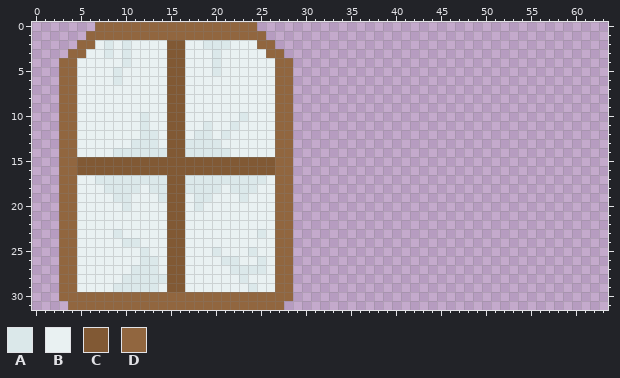
Two states of a pixel-art sprite, Assets/Sprites/Furniture/Furniture 32.png. Above is the file before it was changed.
The file is 64x32 pixels. Colours within 5 levels of each other are drawn and written as one.
Palette (. is transparent): A #dbe8ea  B #e9f1f2  C #815934  D #91663f
Pixels before, first column x 3:
 0 ....DDDDDDDDDDDDDDDDDD....
 1 ...DDDDDDDDDDDDDDDDDDDD...
 2 ..DDBABABBBBCCBBAAABBBDD..
 3 .DDBBABABBBBCCBBBABBBBBDD.
 4 DDBBBBBABBBBCCBBBABBBBBBDD
 5 DDBBBBABBBBBCCBBBABBBBBBDD
 6 DDBBBBABBBBBCCBBBBBBBBBBDD
 7 DDBBBBBBBBBBCCBBBBBBBBBBDD
 8 DDBBBBBBBBBBCCBBBBBBBBBBDD
 9 DDBBBBBBBBBBCCBBBBBBBBBBDD
10 DDBBBBBBBABBCCBBBBBBABBBDD
11 DDBBBBBBBABBCCBBABBABBBBDD
12 DDBBBBBBBAABCCBAABABBBBBDD
13 DDBBBBBBAAABCCAAAABBBBBBDD
14 DDBBBBAAAAAACCAAAAABBBBBDD
15 DDCCCCCCCCCCCCCCCCCCCCCCDD
16 DDCCCCCCCCCCCCCCCCCCCCCCDD
17 DDBBAAAAAAAACCAAAAAAAAABDD
18 DDBBBAAAABAACCAAAABAAABBDD
19 DDBBBBAABBBACCBAABBBABBBDD
20 DDBBBBBABBBBCCBABBBBBBBBDD
21 DDBBBBBBBBBBCCBBBBBBBBBBDD
22 DDBBBBBBBBBBCCBBBBBBBBBBDD
23 DDBBBBABBBBBCCBBBBBBBBABDD
24 DDBBBBBAABBBCCBBBBBBBBBBDD
25 DDBBBBBBBABBCCBBBABBBABBDD
26 DDBBBBBBBAABCCBBBBAABBABDD
27 DDBBBBBBAAABCCBBBBBAAAABDD
28 DDBBBBBAAAAACCBBBBBBABBBDD
29 DDBBBBAAAAABCCBBBBBBBABBDD
30 DDDDDDDDDDDDDDDDDDDDDDDDDD
31 .DDDDDDDDDDDDDDDDDDDDDDDD.
After the commit:
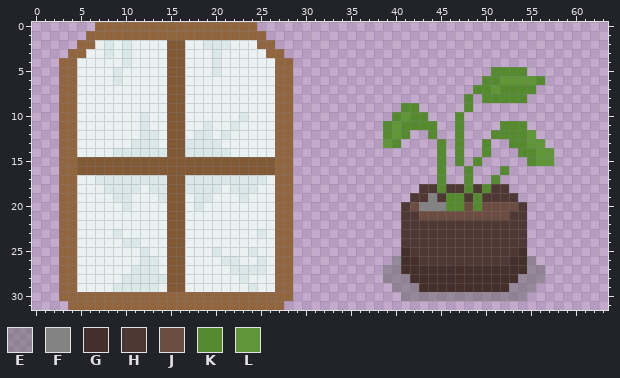
Colours new in this view: E #61616173  F #838383  G #442f2a  H #4f3833  J #6d4c41  K #558b2f  L #5f9638
Edits made:
y 5: x 51..54 .... -> KKKK
y 6: x 50..56 ....... -> KKLLLLK
y 7: x 49..55 ....... -> KKLKKKK
y 8: x 48 . -> K; x 50..54 ..... -> KKKKK
y 9: x 41..42 .. -> KK; x 48 . -> K
y 10: x 40..43 .... -> KLKK; x 47 . -> K
y 11: x 39..44 ...... -> KLKKKK; x 47 . -> K; x 52..54 ... -> KKK
y 12: x 39..41 ... -> KLK; x 44 . -> K; x 47 . -> K; x 51..55 ..... -> KKKKL
y 13: x 39..40 .. -> LK; x 45 . -> K; x 47 . -> K; x 50 . -> K; x 53..56 .... -> KKLL
y 14: x 45 . -> K; x 47 . -> K; x 50 . -> K; x 54..57 .... -> KKLL
y 15: x 45 . -> K; x 47 . -> K; x 49 . -> K; x 55..57 ... -> KLL
y 16: x 45 . -> K; x 48 . -> K; x 52 . -> K
y 17: x 45 . -> K; x 48 . -> K; x 51 . -> K
y 18: x 43..52 .......... -> HHKHHKHKHH
y 19: x 42..53 ............ -> HHFHKKHKHHHH
y 20: x 41..54 .............. -> HJFFFKKJKJJJJH
y 21: x 41..54 .............. -> HHJJJJJJJJJJHH
y 22..24: x 41..54 .............. -> HHHHHHHHHHHHHH
y 25: x 41..54 .............. -> GHHHHHHHHHHHHG
y 26: x 40..55 ................ -> EGGHHHHHHHHHHGGE
y 27: x 39..56 .................. -> EEGGGGGGGGGGGGGGEE
y 28: x 39..56 .................. -> EEEGGGGGGGGGGGGEEE
y 29: x 40..55 ................ -> EEEGGGGGGGGGGEEE
y 30: x 41..54 .............. -> EEEEEEEEEEEEEE
Pixel boxes of the changes (left, top, right, bottom) in both pictures:
added: (383, 67, 554, 301)
